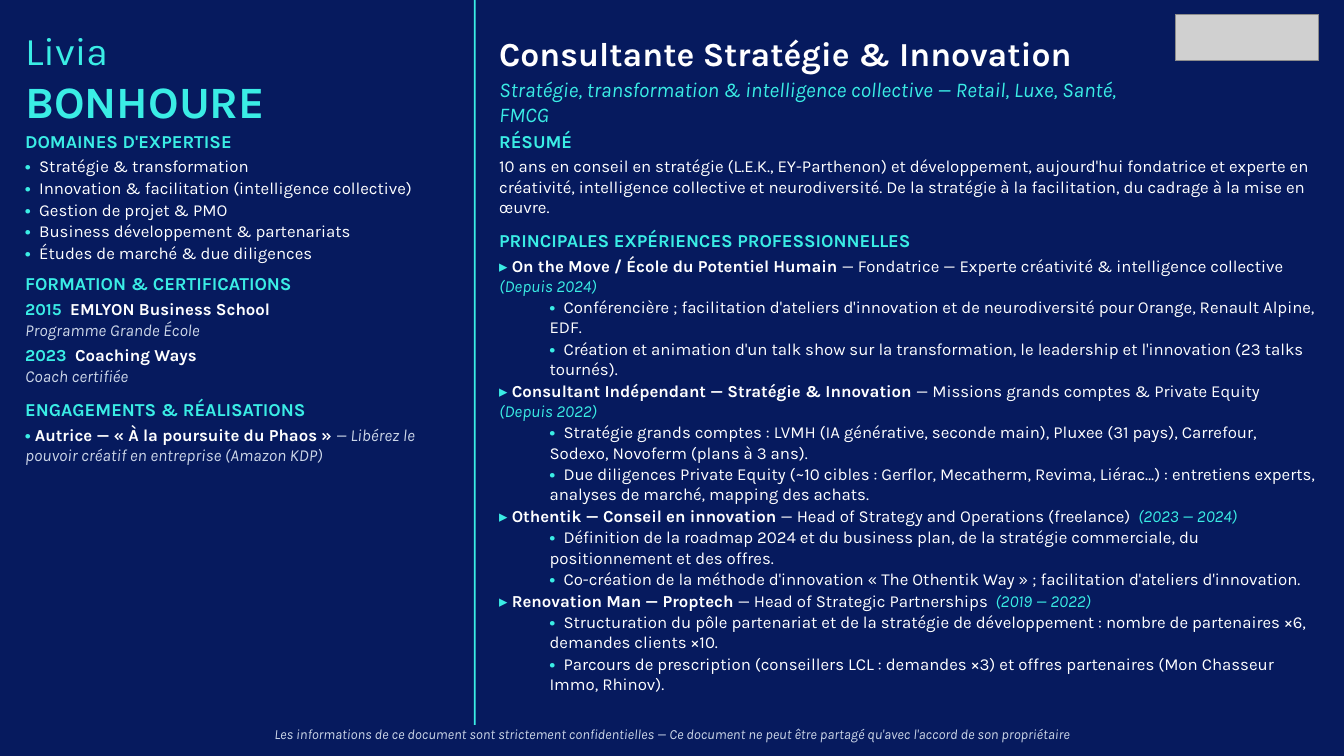
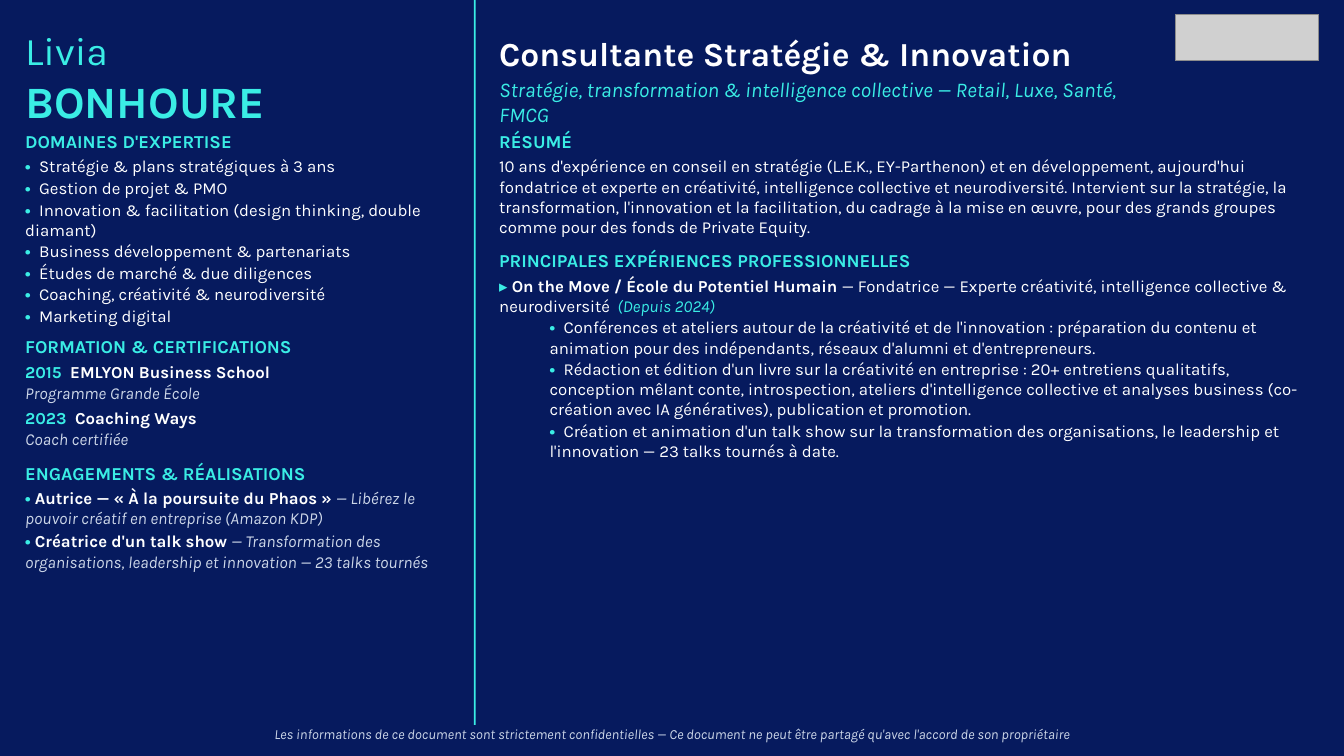
Before and after one commit to insidebankingfrance-rgb/G-n-rateur-de-CV, a slide deck: slide 1 of outputs/L.B._strategie_innovation.pptx. Drawn at 1344x756 pixels with LibreOffice and Linux fonts; fonts in the diff are those of the drawing; grey boxes stand for pictures. Boxes give left, top, right and bottom in pixels: in the first picture for what was removed or moved away, otherwise in the second. Text is boxed around its words. In the diff, an @@ line names an element or a change of style, - is before the commit and + after.

```diff
--- a/outputs/L.B._strategie_innovation.pptx
+++ b/outputs/L.B._strategie_innovation.pptx
@@ text at (x1=39, y1=159, x2=335, y2=176): text changed @@
-• Stratégie & transformation
-• Innovation & facilitation (intelligence collective)
+• Stratégie & plans stratégiques à 3 ans
@@ text at (x1=499, y1=159, x2=1287, y2=237): text changed @@
-10 ans en conseil en stratégie (L.E.K., EY-Parthenon) et développement, aujourd'hui fondatrice et experte en créativité, intelligence collective et neurodiversité. De la stratégie à la facilitation, du cadrage à la mise en œuvre.
+10 ans d'expérience en conseil en stratégie (L.E.K., EY-Parthenon) et en développement, aujourd'hui fondatrice et experte en créativité, intelligence collective et neurodiversité. Intervient sur la stratégie, la transformation, l'innovation et la facilitation, du cadrage à la mise en œuvre, pour des grands groupes comme pour des fonds de Private Equity.
@@ text at (x1=25, y1=204, x2=420, y2=238): paragraph added @@
+• Innovation & facilitation (design thinking, double diamant)
@@ text at (x1=39, y1=287, x2=325, y2=326): paragraphs added @@
+• Coaching, créativité & neurodiversité
+• Marketing digital
@@ text at (x1=499, y1=277, x2=1298, y2=457): text changed @@
-▸ On the Move / École du Potentiel Humain — Fondatrice — Experte créativité & intelligence collective (Depuis 2024)
-  • Conférencière ; facilitation d'ateliers d'innovation et de neurodiversité pour Orange, Renault Alpine, EDF.
-  • Création et animation d'un talk show sur la transformation, le leadership et l'innovation (23 talks tournés).
-▸ Consultant Indépendant — Stratégie & Innovation — Missions grands comptes & Private Equity (Depuis 2022)
-  • Stratégie grands comptes : LVMH (IA générative, seconde main), Pluxee (31 pays), Carrefour, Sodexo, Novoferm (plans à 3 ans).
-  • Due diligences Private Equity (~10 cibles : Gerflor, Mecatherm, Revima, Liérac…) : entretiens experts, analyses de marché, mapping des achats.
-▸ Othentik — Conseil en innovation — Head of Strategy and Operations (freelance) (2023 — 2024)
-  • Définition de la roadmap 2024 et du business plan, de la stratégie commerciale, du positionnement et des offres.
-  • Co-création de la méthode d'innovation « The Othentik Way » ; facilitation d'ateliers d'innovation.
-▸ Renovation Man — Proptech — Head of Strategic Partnerships (2019 — 2022)
-  • Structuration du pôle partenariat et de la stratégie de développement : nombre de partenaires ×6, demandes clients ×10.
-  • Parcours de prescription (conseillers LCL : demandes ×3) et offres partenaires (Mon Chasseur Immo, Rhinov).
+▸ On the Move / École du Potentiel Humain — Fondatrice — Experte créativité, intelligence collective & neurodiversité (Depuis 2024)
+  • Conférences et ateliers autour de la créativité et de l'innovation : préparation du contenu et animation pour des indépendants, réseaux d'alumni et d'entrepreneurs.
+  • Rédaction et édition d'un livre sur la créativité en entreprise : 20+ entretiens qualitatifs, conception mêlant conte, introspection, ateliers d'intelligence collective et analyses business (co-création avec IA génératives), publication et promotion.
+  • Création et animation d'un talk show sur la transformation des organisations, le leadership et l'innovation — 23 talks tournés à date.
@@ text at (x1=25, y1=534, x2=429, y2=572): paragraph added @@
+• Créatrice d'un talk show — Transformation des organisations, leadership et innovation — 23 talks tournés
```
Also in this commit, not shown: 4 slides added, 1 slide removed, 10 other files.
